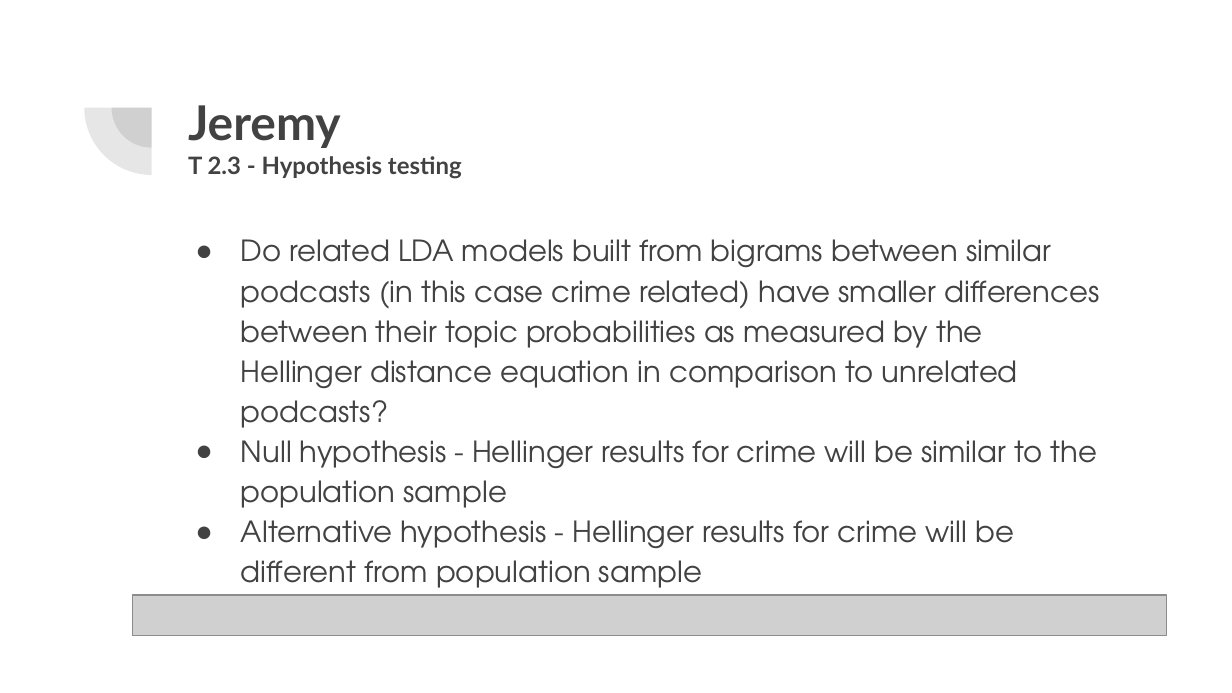
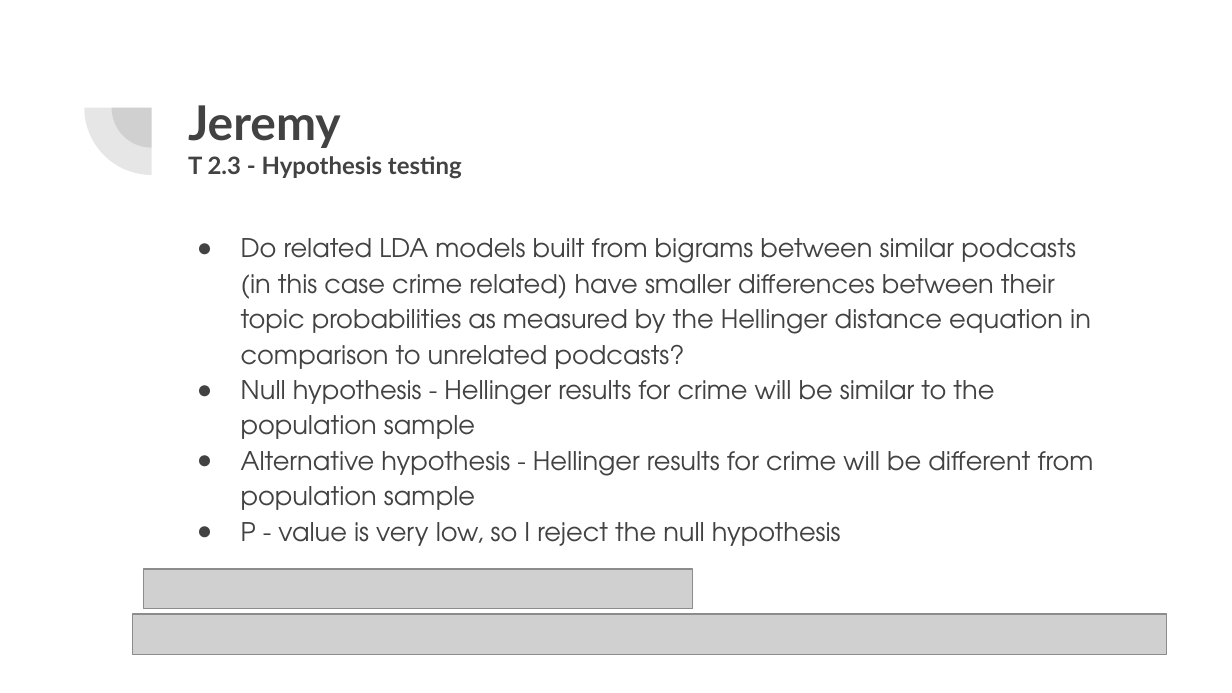
Before and after one commit to UNCG-CSE/Podknow, a slide deck: slide 20 of doc/Podknow_ Statistics.pptx. Drawn at 1232x693 pixels with LibreOffice and Linux fonts; fonts in the diff are those of the drawing; grey boxes stand for pictures. Boxes give left, top, right and bottom in pixels: in the first picture for what was removed or moved away, otherwise in the second. Text is boxed around its words. In the diff, an @@ line names an element or a change of style, - is before the commit and + after.

```diff
--- a/doc/Podknow_ Statistics.pptx
+++ b/doc/Podknow_ Statistics.pptx
@@ text "Do related LDA models built ..." at [241, 238, 1094, 546]: size 17 to 15 pt; indent changed @@
@@ picture added at [144, 569, 694, 609] @@
@@ picture: place and size @@
-picture at [132, 595, 1165, 636]
+picture at [132, 614, 1165, 654]
```
Also in this commit, not shown: 2 other slides changed.
